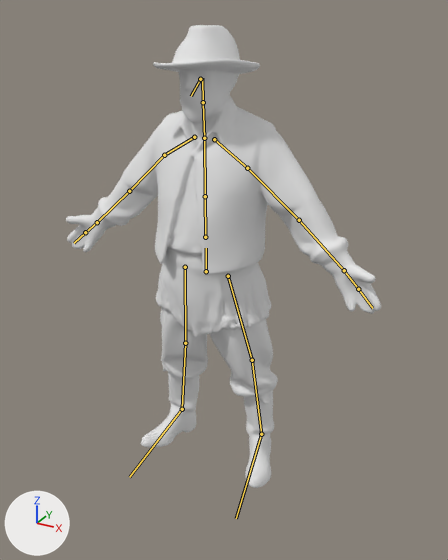
The glTF model godot/modelos/animados/gaucho.glb: old version first, new version second.
The view is the same before and after, from a 50 mm camera at (1.126, -1.928, 1.814) aimed at (0.135, -0.125, 0.913). Lighting does not change. The marker at lower left points along +X, +Y and +Z. The first picture is the older version. The bones that bend it are drawn over the model as lines.

Names of what the first picture shows: 'Cuerpo'.
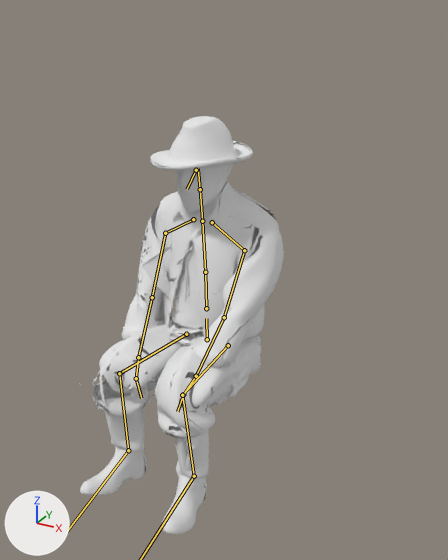
The newer file adds an action. The first version stands in its rest pose; the second is drawn at frame 184 of the action 'sentado'.

Where the change shows, as pixel boxes (x1, y1, x2, y2) in the pictures (448 x 560 px):
'Cuerpo', posed (35% narrower, 10% shorter): before (66, 25, 381, 488); after (79, 116, 284, 534)
bone 'cadera', root to tip: before (206, 271) to (206, 248); after (207, 339) to (206, 318)
bone 'columna', root to tip: before (205, 237) to (205, 196); after (206, 308) to (205, 272)
bone 'pecho', root to tip: before (205, 196) to (204, 138); after (205, 272) to (202, 221)
bone 'cabeza', root to tip: before (203, 102) to (202, 78); after (200, 189) to (198, 168)
bone 'brazo.L', root to tip: before (247, 168) to (299, 220); after (244, 250) to (224, 317)
bone 'antebrazo.L', root to tip: before (299, 220) to (344, 270); after (224, 317) to (196, 376)
bone 'mano.L', root to tip: before (344, 270) to (358, 289); after (196, 376) to (183, 394)
bone 'dedos.L', root to tip: before (358, 289) to (372, 308); after (183, 394) to (177, 411)
bone 'brazo.R', root to tip: before (164, 155) to (129, 191); after (165, 233) to (152, 297)
bone 'antebrazo.R', root to tip: before (129, 191) to (97, 222); after (152, 297) to (138, 357)
bone 'mano.R', root to tip: before (97, 222) to (85, 232); after (138, 357) to (136, 378)
bone 'dedos.R', root to tip: before (85, 232) to (74, 243); after (136, 378) to (141, 398)
bone 'muslo.L', root to tip: before (228, 276) to (252, 360); after (228, 345) to (182, 395)
bone 'pierna.L', root to tip: before (252, 360) to (261, 434); after (182, 395) to (194, 476)
bone 'muslo.R', root to tip: before (185, 267) to (185, 343); after (186, 334) to (119, 373)
bone 'pierna.R', root to tip: before (185, 343) to (182, 409); after (119, 373) to (128, 450)
bone 'pie.R', root to tip: before (182, 409) to (129, 477); after (128, 450) to (67, 531)

The change in detail:
Bone 'cadera' (bone_cadera) moves from (0.0, 0.0, 0.0) to (0.0, -0.3, 0.0).
Bone 'columna' (bone_columna) turns from (0, 0, 0) to (2, 0, 0) degrees about its own x, y and z.
Bone 'pecho' (bone_pecho) turns from (0, 0, 0) to (2, 0, 0) degrees about its own x, y and z.
Bone 'cabeza' (bone_cabeza) turns from (0, 0, 0) to (3, -3, 0) degrees about its own x, y and z.
Bone 'brazo.L' (bone_brazo_l) turns from (0, 0, 0) to (-64, -1, -2) degrees about its own x, y and z.
Bone 'antebrazo.L' (bone_antebrazo_l) turns from (0, 0, 0) to (21, 78, 19) degrees about its own x, y and z.
Bone 'mano.L' (bone_mano_l) turns from (0, 0, 0) to (0, 75, 0) degrees about its own x, y and z.
Bone 'dedos.L' (bone_dedos_l) turns from (0, 0, 0) to (35, 0, 0) degrees about its own x, y and z.
Bone 'brazo.R' (bone_brazo_r) turns from (0, 0, 0) to (-63, 1, 1) degrees about its own x, y and z.
Bone 'antebrazo.R' (bone_antebrazo_r) turns from (0, 0, 0) to (22, -78, -19) degrees about its own x, y and z.
Bone 'mano.R' (bone_mano_r) turns from (0, 0, 0) to (0, -74, 0) degrees about its own x, y and z.
Bone 'dedos.R' (bone_dedos_r) turns from (0, 0, 0) to (35, 0, 0) degrees about its own x, y and z.
Bone 'muslo.L' (bone_muslo_l) turns from (0, 0, 0) to (-97, -19, -17) degrees about its own x, y and z.
Bone 'pierna.L' (bone_pierna_l) turns from (0, 0, 0) to (93, -26, 24) degrees about its own x, y and z.
Bone 'pie.L' (bone_pie_l) turns from (0, 0, 0) to (-8, -1, -16) degrees about its own x, y and z.
Bone 'muslo.R' (bone_muslo_r) turns from (0, 0, 0) to (-98, 16, 14) degrees about its own x, y and z.
Bone 'pierna.R' (bone_pierna_r) turns from (0, 0, 0) to (96, 22, -20) degrees about its own x, y and z.
Bone 'pie.R' (bone_pie_r) turns from (0, 0, 0) to (-12, 1, 8) degrees about its own x, y and z.
